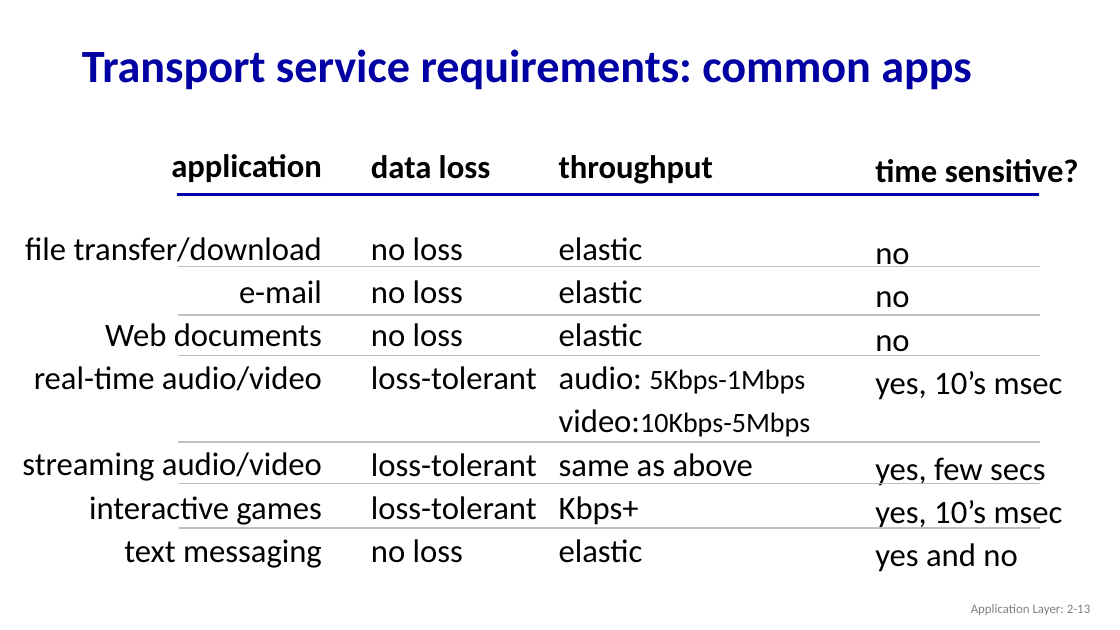
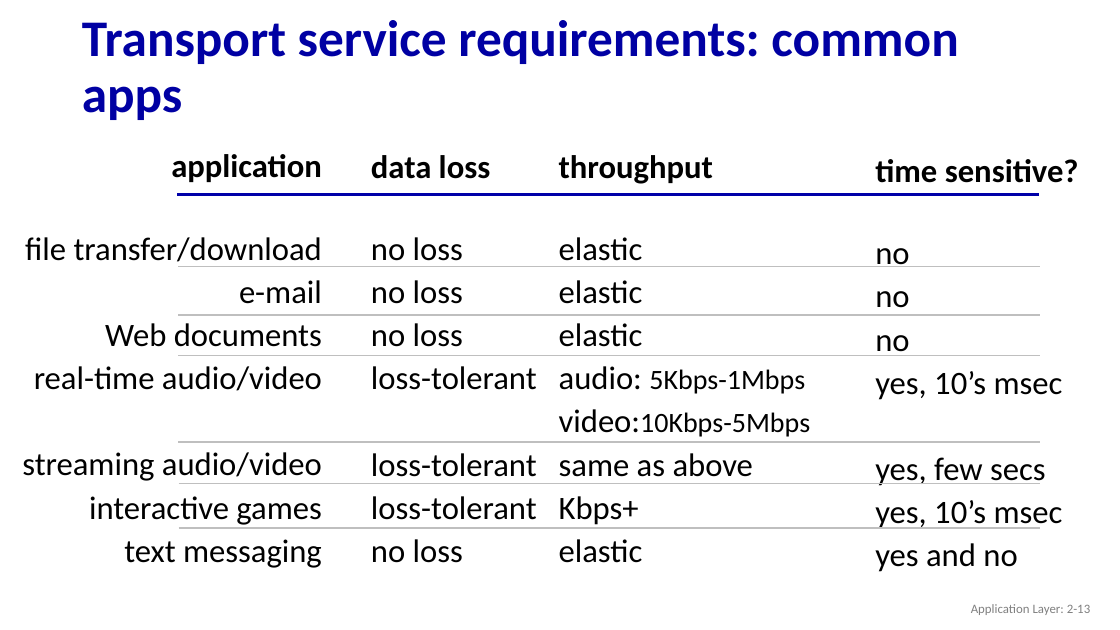
Before and after one commit to dominikb1888/FOHI, a slide deck: slide 13 of Slides/Chapter_2_v9.0.pptx. Drawn at 1120x630 pixels with LibreOffice and Linux fonts; fonts in the diff are those of the drawing. Boxes give left, top, right and bottom in pixels: in the first picture for what was removed or moved away, otherwise in the second. Text is boxed around its words. In the diff, an @@ line names an element or a change of style, - is before the commit and + after.

```diff
--- a/Slides/Chapter_2_v9.0.pptx
+++ b/Slides/Chapter_2_v9.0.pptx
@@ title "Transport service requirements: common apps" at box(82, 20, 958, 120): size 39.6 to 44 pt @@
```
Also in this commit, not shown: 3 other slides changed, 5 other files.
